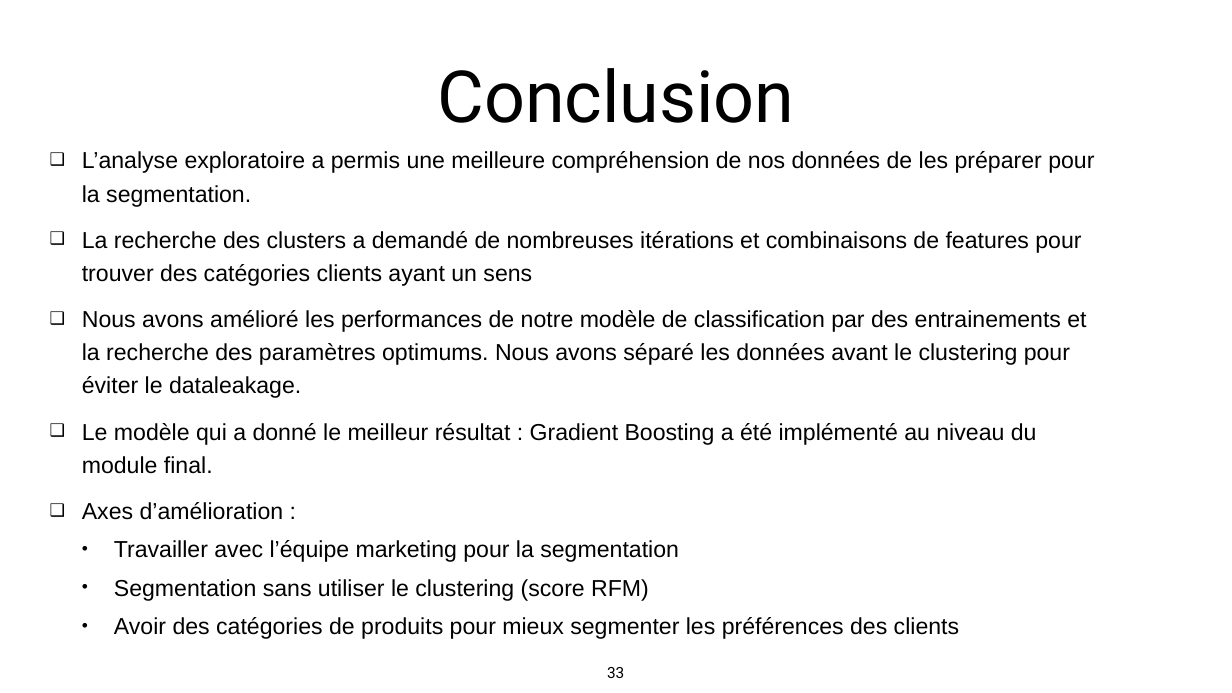
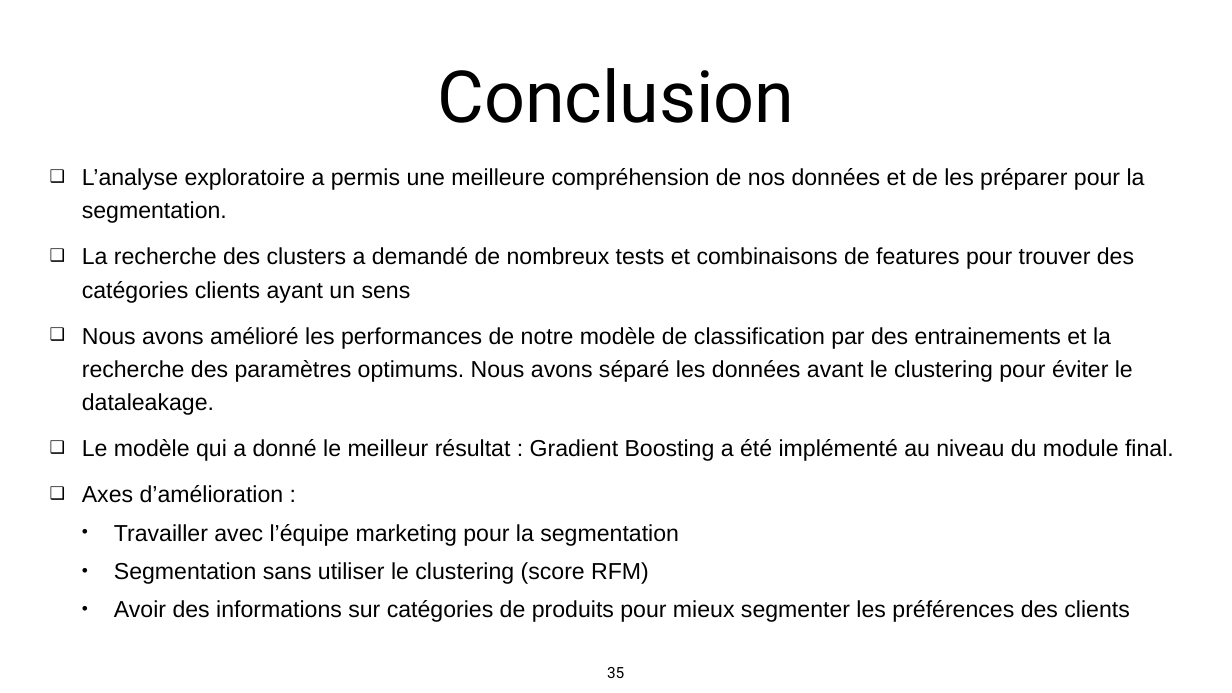
Before and after one commit to makboulhoussen/projet5, a slide deck: slide 35 of rapport/DS-Projet5-AzimM-V1.0.pptx (slide 33 before the commit). Drawn at 1232x693 pixels with LibreOffice and Linux fonts; fonts in the diff are those of the drawing. Boxes give left, top, right and bottom in pixels: in the first picture for what was removed or moved away, otherwise in the second. Text is boxed around its words. In the diff, an @@ line names an element or a change of style, - is before the commit and + after.

```diff
--- a/rapport/DS-Projet5-AzimM-V1.0.pptx
+++ b/rapport/DS-Projet5-AzimM-V1.0.pptx
@@ text at <box>82,168,1145,303</box>: text changed @@
-❑ L’analyse exploratoire a permis une meilleure compréhension de nos données de les préparer pour la segmentation.
-❑ La recherche des clusters a demandé de nombreuses itérations et combinaisons de features pour trouver des catégories clients ayant un sens
+❑ L’analyse exploratoire a permis une meilleure compréhension de nos données et de les préparer pour la segmentation.
+❑ La recherche des clusters a demandé de nombreux tests et combinaisons de features pour trouver des catégories clients ayant un sens
@@ text at <box>114,600,1129,622</box>: text changed @@
-  • Avoir des catégories de produits pour mieux segmenter les préférences des clients
+  • Avoir des informations sur catégories de produits pour mieux segmenter les préférences des clients
@@ page number at <box>607,667,624,678</box>: text changed @@
-33
+35
```
Also in this commit, not shown: 5 other slides changed, 3 slides added.
